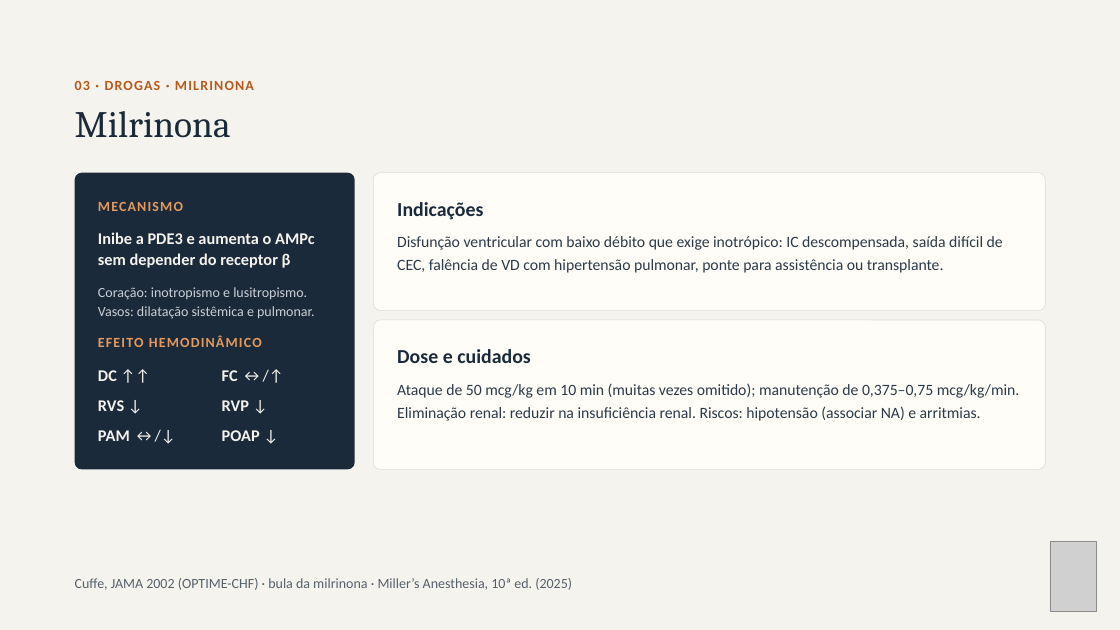
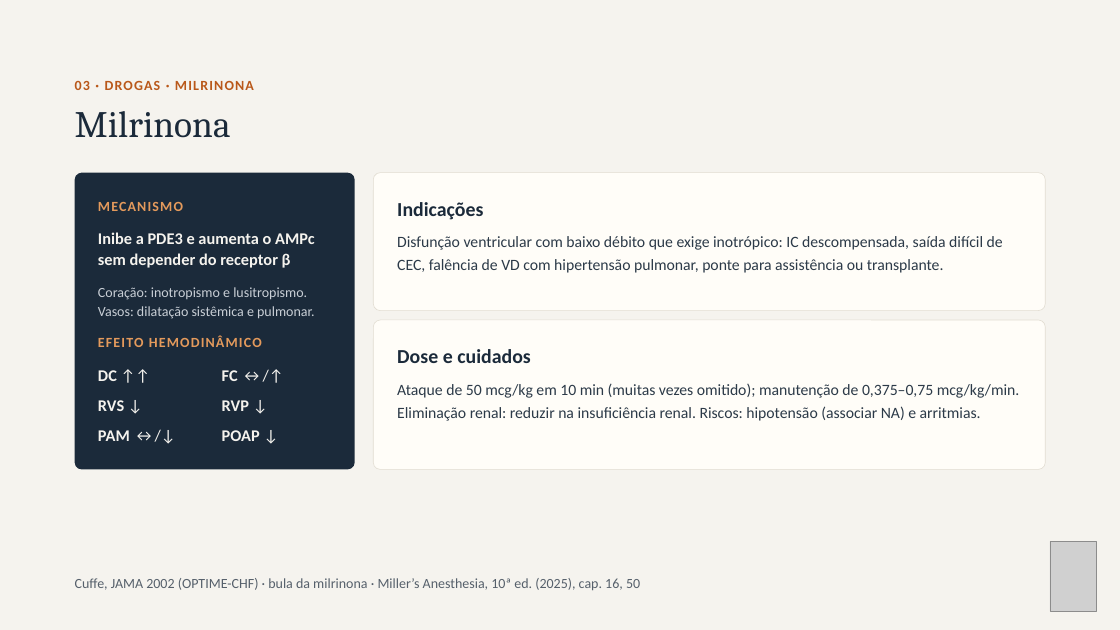
Before and after one commit to brunomoraesdubois-bit/Bruno, a slide deck: slide 9 of apresentacao/Aminas_Vasoativas.pptx. Drawn at 1120x630 pixels with LibreOffice and Linux fonts; fonts in the diff are those of the drawing; grey boxes stand for pictures. Boxes give left, top, right and bottom in pixels: in the first picture for what was removed or moved away, otherwise in the second. Text is boxed around its words. In the diff, an @@ line names an element or a change of style, - is before the commit and + after.

```diff
--- a/apresentacao/Aminas_Vasoativas.pptx
+++ b/apresentacao/Aminas_Vasoativas.pptx
@@ text at bbox=[75, 578, 640, 590]: text changed @@
-Cuffe, JAMA 2002 (OPTIME-CHF) · bula da milrinona · Miller’s Anesthesia, 10ª ed. (2025)
+Cuffe, JAMA 2002 (OPTIME-CHF) · bula da milrinona · Miller’s Anesthesia, 10ª ed. (2025), cap. 16, 50
```
Also in this commit, not shown: 10 other slides changed, 15 other files.
